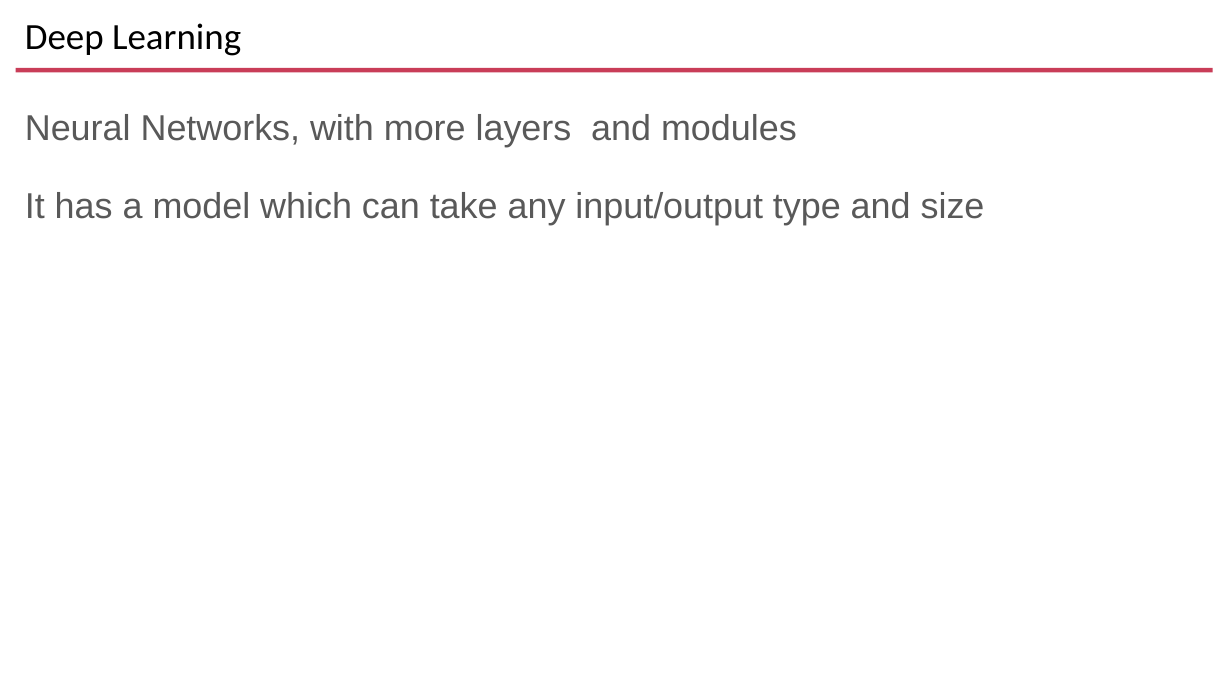
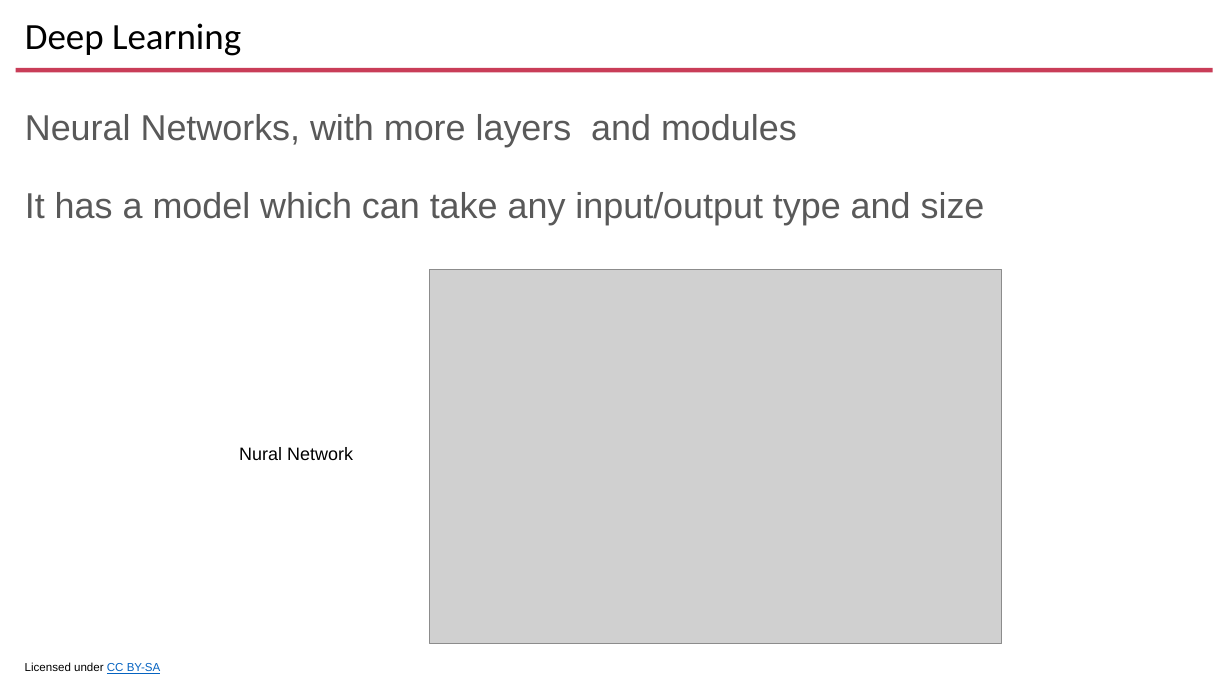
Before and after one commit to ibrarahmad/PostgreSQLTalks, a slide deck: slide 13 of Conferences/2022-Austin-Percona-Live/PL22-PostgreSQL-And-Artifical-Intelegence.pptx. Drawn at 1232x693 pixels with LibreOffice and Linux fonts; fonts in the diff are those of the drawing; grey boxes stand for pictures; background and template pictures are left out. Boxes give left, top, right and bottom in pixels: in the first picture for what was removed or moved away, otherwise in the second. Text is boxed around its words. In the diff, an @@ line names an element or a change of style, - is before the commit and + after.

```diff
--- a/Conferences/2022-Austin-Percona-Live/PL22-PostgreSQL-And-Artifical-Intelegence.pptx
+++ b/Conferences/2022-Austin-Percona-Live/PL22-PostgreSQL-And-Artifical-Intelegence.pptx
@@ picture added at (430,269,1002,644) @@
@@ text added at (239,447,353,460), 14 pt, text #000000 @@
+Nural Network
@@ text added at (25,662,161,674), 9 pt, text #000000 @@
+Licensed under CC BY-SA
```
Also in this commit, not shown: 7 other slides changed.
